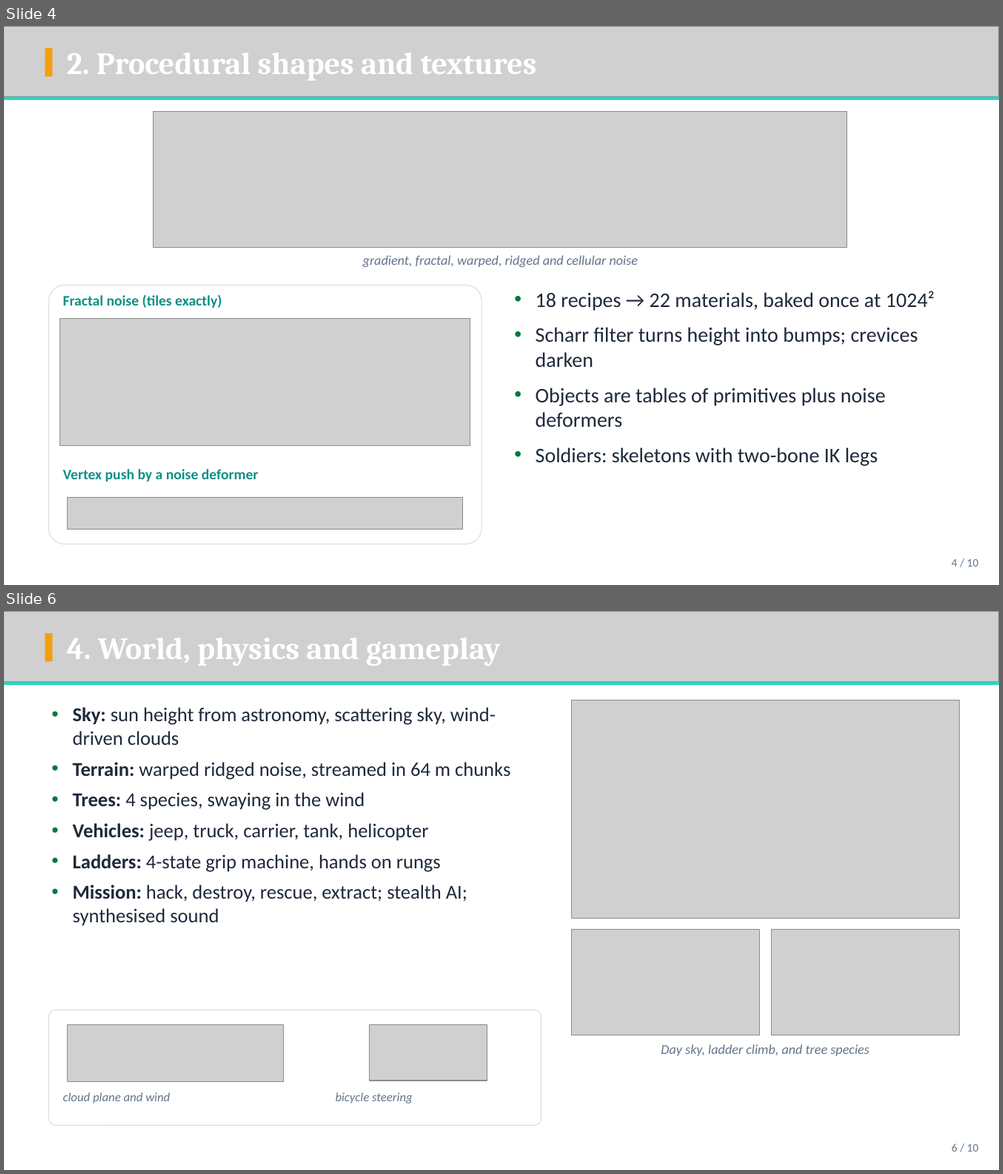
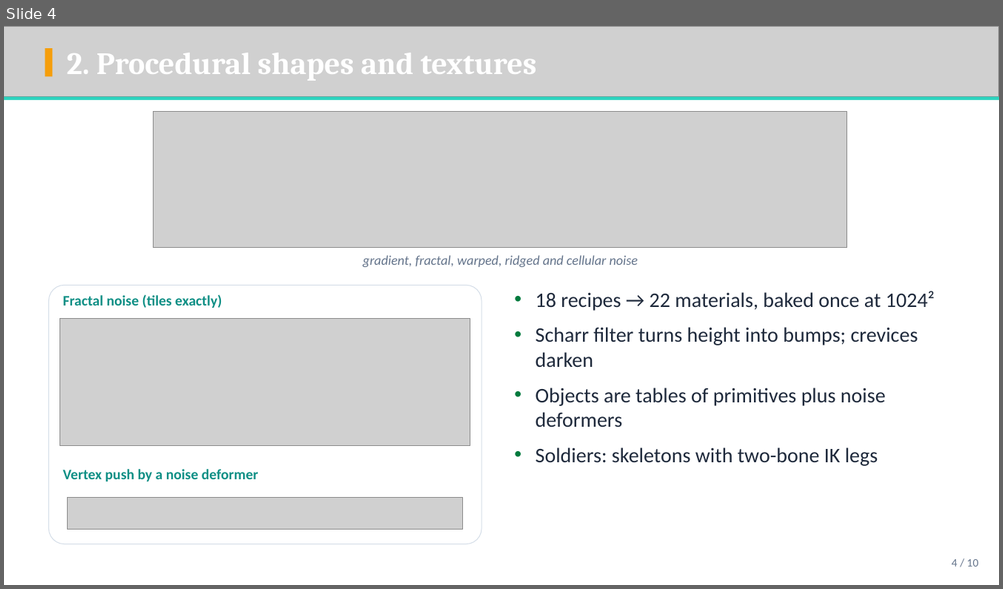
Before and after one commit to ShifatHasanGNS/Sentinel, a slide deck: Docs/Deliverables/Slides/Sentinel_Presentation.pptx. Shown one above the other, each under a label of ours: slides 4 and 6 before the commit, slide 4 after it; the slides between them are not shown. The pictures are 1003x1174 and 1003x589 pixels, drawn with LibreOffice and Linux fonts; fonts in the diff are those of the drawing; grey boxes stand for pictures; background and template pictures are left out. Boxes give left, top, right and bottom in pixels: in the first picture for what was removed or moved away, otherwise in the second. Text is boxed around its words. In the diff, an @@ line names an element or a change of style, - is before the commit and + after.

```diff
--- a/Docs/Deliverables/Slides/Sentinel_Presentation.pptx
+++ b/Docs/Deliverables/Slides/Sentinel_Presentation.pptx
@@ slide 6 removed at [4, 611, 999, 1170], background picture (left out) @@
@@ picture removed at [4, 611, 999, 682] @@
@@ rectangle removed at [45, 633, 53, 662] @@
@@ text removed at [67, 638, 501, 666] @@
-4. World, physics and gameplay
@@ rectangle removed at [4, 682, 999, 685] @@
@@ text removed at [73, 707, 510, 926] @@
-• Sky: sun height from astronomy, scattering sky, wind-driven clouds
-• Terrain: warped ridged noise, streamed in 64 m chunks
-• Trees: 4 species, swaying in the wind
-• Vehicles: jeep, truck, carrier, tank, helicopter
-• Ladders: 4-state grip machine, hands on rungs
-• Mission: hack, destroy, rescue, extract; stealth AI; synthesised sound
@@ picture removed at [571, 701, 959, 918] @@
@@ picture removed at [571, 931, 759, 1037] @@
@@ picture removed at [771, 931, 959, 1037] @@
@@ rounded rectangle removed at [48, 1010, 541, 1126] @@
@@ picture removed at [68, 1025, 284, 1082] @@
@@ picture removed at [370, 1025, 487, 1081] @@
@@ text removed at [660, 1045, 869, 1056] @@
-Day sky, ladder climb, and tree species
@@ text removed at [63, 1093, 170, 1104] @@
-cloud plane and wind
@@ text removed at [336, 1093, 412, 1104] @@
-bicycle steering
@@ text removed at [951, 1144, 979, 1152] @@
-6 / 10
```
Also in this commit, not shown: 4 slides changed, 2 slides added, 1 other slide removed, 23 other files.
